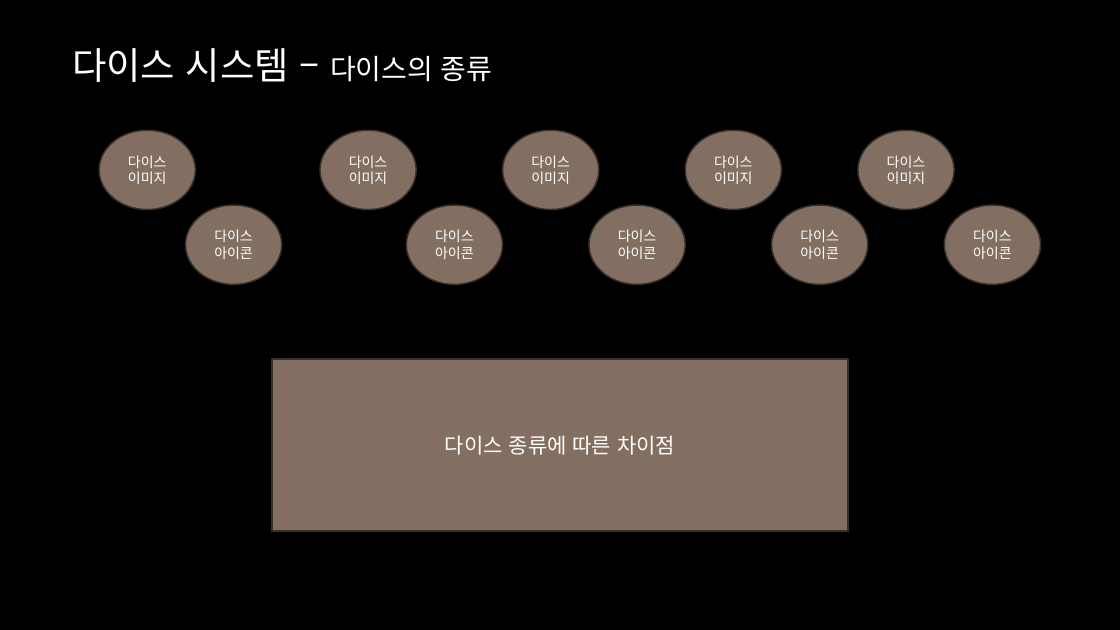
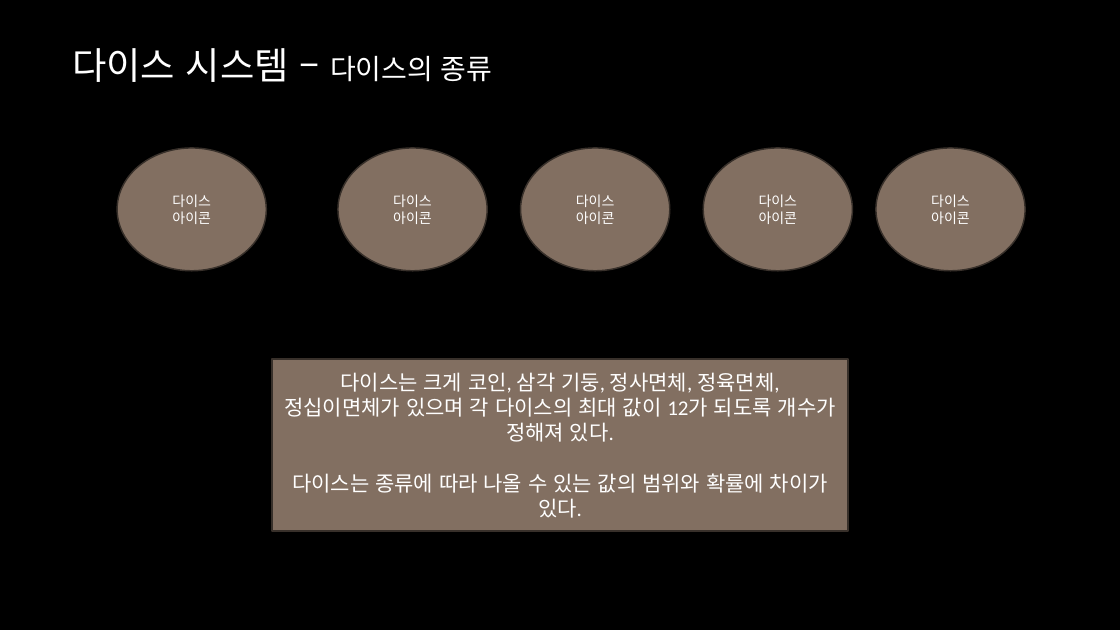
Before and after one commit to yjk0401/unityenginebasic_9th, a slide deck: slide 6 of 기획/SRPG/Srpg 기획서.pptx. Drawn at 1120x630 pixels with LibreOffice and Linux fonts; fonts in the diff are those of the drawing; background and template pictures are left out. Boxes give left, top, right and bottom in pixels: in the first picture for what was removed or moved away, otherwise in the second. Text is boxed around its words. In the diff, an @@ line names an element or a change of style, - is before the commit and + after.

Commit message:
04/13

```diff
--- a/기획/SRPG/Srpg 기획서.pptx
+++ b/기획/SRPG/Srpg 기획서.pptx
@@ ellipse removed at (x1=99, y1=130, x2=196, y2=209) @@
-다이스
-이미지
@@ ellipse "다이스" resized from (x1=186, y1=205, x2=282, y2=284) to (x1=117, y1=148, x2=266, y2=271) @@
@@ ellipse removed at (x1=320, y1=130, x2=417, y2=209) @@
-다이스
-이미지
@@ ellipse "다이스" resized from (x1=407, y1=205, x2=503, y2=284) to (x1=338, y1=148, x2=487, y2=271) @@
@@ ellipse removed at (x1=502, y1=130, x2=599, y2=209) @@
-다이스
-이미지
@@ ellipse "다이스" resized from (x1=589, y1=205, x2=686, y2=284) to (x1=521, y1=148, x2=670, y2=271) @@
@@ ellipse removed at (x1=686, y1=130, x2=782, y2=209) @@
-다이스
-이미지
@@ ellipse "다이스" resized from (x1=772, y1=205, x2=869, y2=284) to (x1=703, y1=148, x2=853, y2=271) @@
@@ ellipse removed at (x1=858, y1=130, x2=954, y2=209) @@
-다이스
-이미지
@@ ellipse "다이스" resized from (x1=944, y1=205, x2=1041, y2=284) to (x1=876, y1=148, x2=1026, y2=271) @@
@@ text in rectangle at (x1=284, y1=372, x2=836, y2=518): text changed @@
-다이스 종류에 따른 차이점
+다이스는 크게 코인, 삼각 기둥, 정사면체, 정육면체, 정십이면체가 있으며 각 다이스의 최대 값이 12가 되도록 개수가 정해져 있다.
+다이스는 종류에 따라 나올 수 있는 값의 범위와 확률에 차이가 있다.
```
Also in this commit, not shown: 5 other slides changed, 1 slide added, 1 slide removed.
